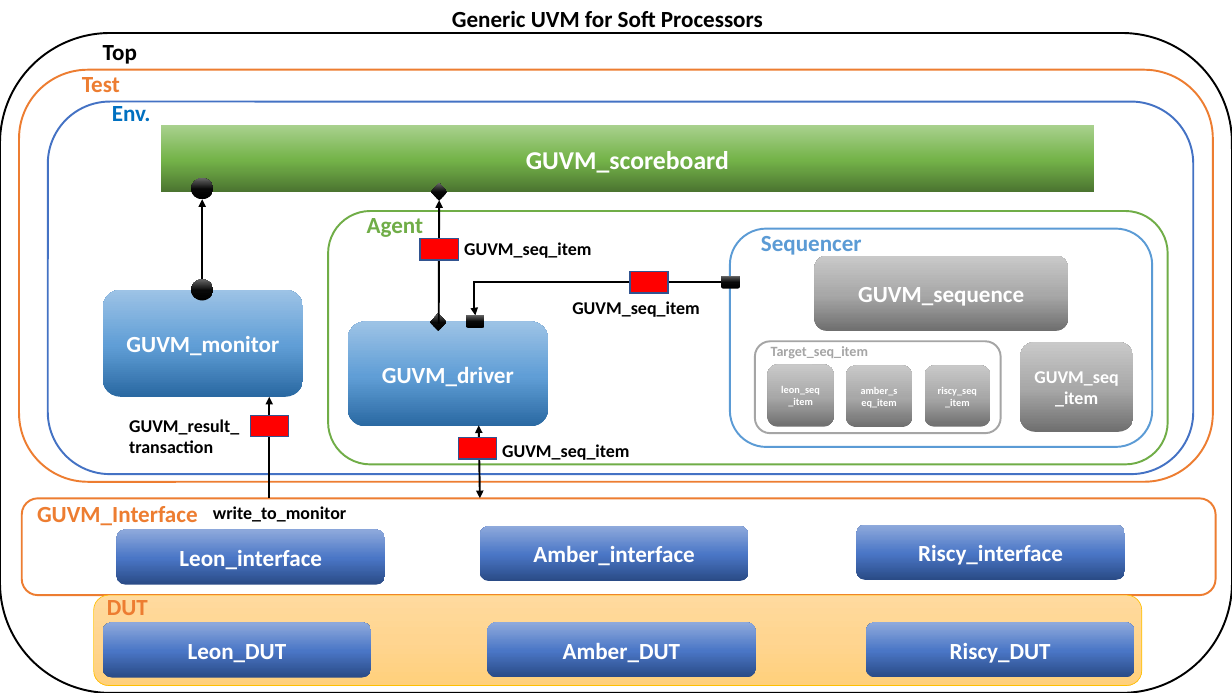
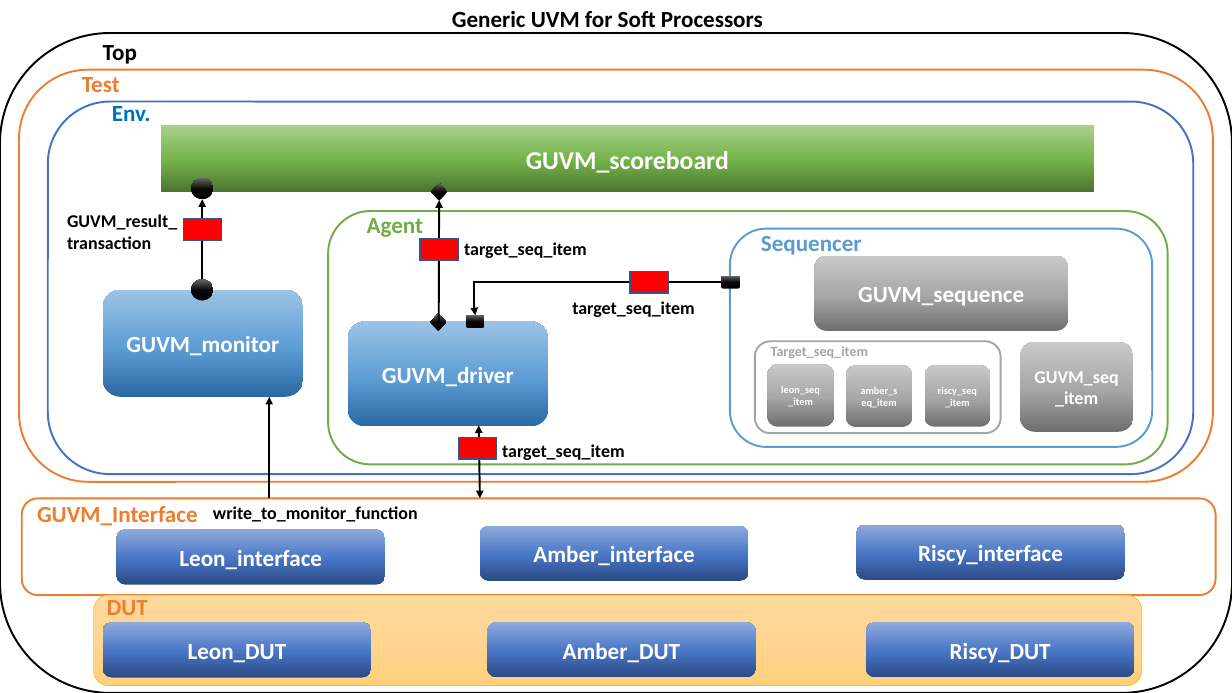
Before and after one commit to cufeolm/codeGP, a slide deck: slide 2 of Block Diagram_edited.pptx. Drawn at 1232x693 pixels with LibreOffice and Linux fonts; fonts in the diff are those of the drawing. Boxes give left, top, right and bottom in pixels: in the first picture for what was removed or moved away, otherwise in the second. Text is boxed around its words. In the diff, an @@ line names an element or a change of style, - is before the commit and + after.

```diff
--- a/Block Diagram_edited.pptx
+++ b/Block Diagram_edited.pptx
@@ text "GUVM_result_transaction": place and size @@
-text "GUVM_result_transaction" at bbox=[129, 419, 239, 453]
+text "GUVM_result_transaction" at bbox=[67, 214, 177, 249]
@@ rectangle: place and size @@
-rectangle at bbox=[250, 415, 288, 436]
+rectangle at bbox=[184, 219, 222, 240]
@@ text at bbox=[464, 242, 587, 258]: text changed @@
-GUVM_seq_item
+target_seq_item
@@ text at bbox=[572, 301, 695, 317]: text changed @@
-GUVM_seq_item
+target_seq_item
@@ text at bbox=[502, 444, 625, 460]: text changed @@
-GUVM_seq_item
+target_seq_item
@@ text at bbox=[213, 506, 418, 522]: text changed @@
-write_to_monitor
+write_to_monitor_function
```
Also in this commit, not shown: 1 other slide changed, 5 slides added.
